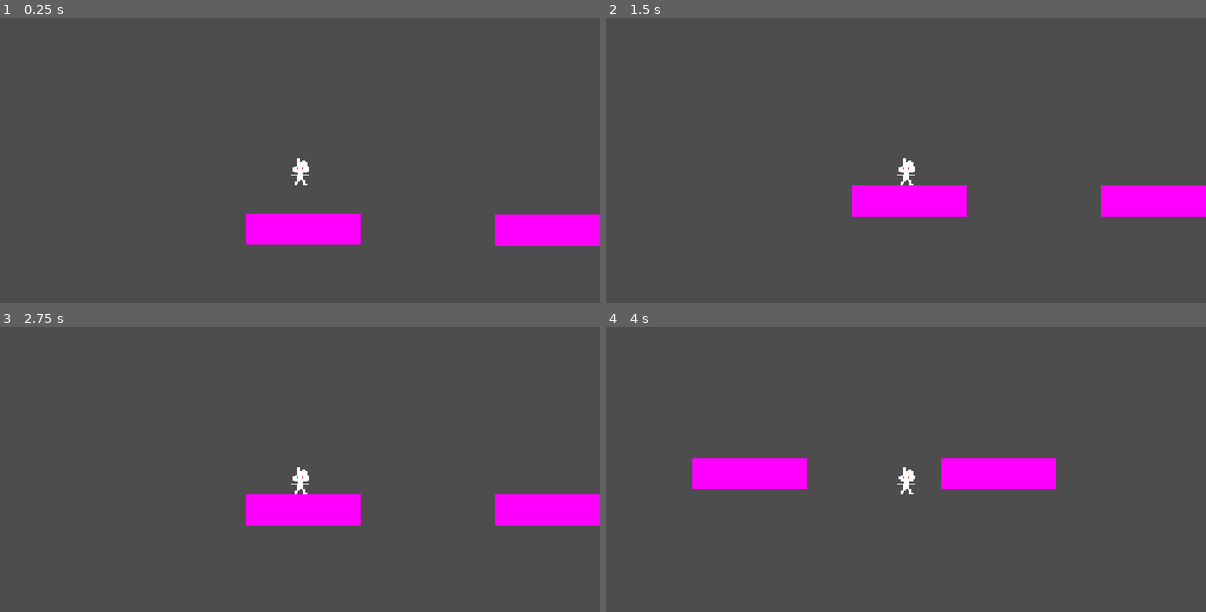
Above: before the commit, frames 1-4 (two rows, left to right).
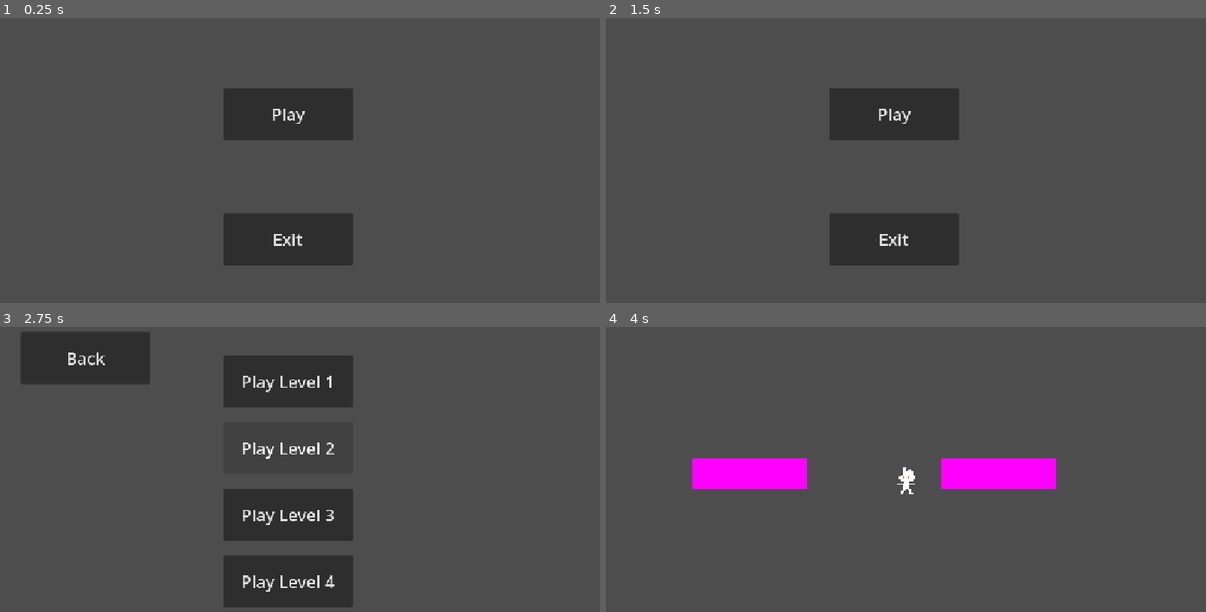
Above: after the commit, the same moments.

Repository: assembakr00/fall-jam
Game: Godot game, scene res://scenes/gui/menus/main_menu.tscn
Two runs of this game, one before a commit and one after it. Both use one fixed random seed, a clock stepped at 60 frames per second and the inputs below. Before the commit the project starts from res://scenes/areas_in_world/level_1.tscn.
Inputs (mouse positions are in pixels of both pictures, inside the frame that each line leads up to):
- Up to frame 1 (0.25 s): no input
- Up to frame 2 (1.5 s): click (894, 114) at 0.5 s, where only the run after the commit has a clickable "Play"; click (690, 49) at 1.25 s, where only the run after the commit has a clickable "Back"
- Up to frame 3 (2.75 s): click (288, 423) at 2 s, where only the run after the commit has a clickable "Play"
- Up to frame 4 (4 s): click (894, 381) at 2.75 s, where only the run after the commit has a clickable "Play Level 1"; tap Enter at 3.5 s; hold D (move_right) from 3.53 s (still down); tap W (move_up) at 3.77 s

The runs differ from the first frame. In frame 1, 10% of the frame differs, in the area x 37-100%, y 24-87%; in frame 2, 12%; in frame 3, 18%, in the area x 3-100%, y 2-99%; in frame 4, nothing differs.

Commit message:
Added a main menu

Diff:
--- a/project.godot
+++ b/project.godot
@@ -11,7 +11,7 @@
 [application]
 
 config/name="Fall Jam - Whats the Name"
-run/main_scene="uid://cylp7i8gfour6"
+run/main_scene="uid://ddtgjbsvdlkwe"
 config/features=PackedStringArray("4.7")
 
 [display]
--- /dev/null
+++ b/scenes/gui/menus/main_menu.tscn
@@ -0,0 +1,38 @@
+[gd_scene format=3 uid="uid://ddtgjbsvdlkwe"]
+
+[ext_resource type="Script" uid="uid://dby6u4h5o2xky" path="res://scripts/gui/menus/main_menu.gd" id="1_xpnup"]
+
+[node name="Main Menu" type="Control" unique_id=670787540]
+layout_mode = 3
+anchors_preset = 15
+anchor_right = 1.0
+anchor_bottom = 1.0
+grow_horizontal = 2
+grow_vertical = 2
+script = ExtResource("1_xpnup")
+
+[node name="Background" type="TextureRect" parent="." unique_id=842709896]
+layout_mode = 0
+offset_right = 1152.0
+offset_bottom = 648.0
+
+[node name="Play" type="Button" parent="." unique_id=829921900]
+layout_mode = 0
+offset_left = 429.0
+offset_top = 165.0
+offset_right = 677.0
+offset_bottom = 265.0
+theme_override_font_sizes/font_size = 32
+text = "Play"
+
+[node name="Exit" type="Button" parent="." unique_id=746495108]
+layout_mode = 0
+offset_left = 429.0
+offset_top = 405.0
+offset_right = 677.0
+offset_bottom = 505.0
+theme_override_font_sizes/font_size = 32
+text = "Exit"
+
+[connection signal="pressed" from="Play" to="." method="_on_play_pressed"]
+[connection signal="pressed" from="Exit" to="." method="_on_exit_pressed"]
--- /dev/null
+++ b/scenes/gui/menus/play_menu.tscn
@@ -0,0 +1,68 @@
+[gd_scene format=3 uid="uid://bm7pcqsw8uwde"]
+
+[ext_resource type="Script" uid="uid://0rd56bl2unba" path="res://scripts/gui/menus/play_menu.gd" id="1_cub8w"]
+
+[node name="Play Menu" type="Control" unique_id=670787540]
+layout_mode = 3
+anchors_preset = 15
+anchor_right = 1.0
+anchor_bottom = 1.0
+grow_horizontal = 2
+grow_vertical = 2
+script = ExtResource("1_cub8w")
+
+[node name="Background" type="TextureRect" parent="." unique_id=842709896]
+layout_mode = 0
+offset_right = 1152.0
+offset_bottom = 648.0
+
+[node name="PlayLevel1" type="Button" parent="." unique_id=829921900]
+layout_mode = 0
+offset_left = 429.0
+offset_top = 85.0
+offset_right = 677.0
+offset_bottom = 185.0
+theme_override_font_sizes/font_size = 32
+text = "Play Level 1"
+
+[node name="PlayLevel2" type="Button" parent="." unique_id=50181002]
+layout_mode = 0
+offset_left = 429.0
+offset_top = 213.0
+offset_right = 677.0
+offset_bottom = 313.0
+theme_override_font_sizes/font_size = 32
+text = "Play Level 2"
+
+[node name="PlayLevel3" type="Button" parent="." unique_id=4578422]
+layout_mode = 0
+offset_left = 429.0
+offset_top = 341.0
+offset_right = 677.0
+offset_bottom = 441.0
+theme_override_font_sizes/font_size = 32
+text = "Play Level 3"
+
+[node name="PlayLevel4" type="Button" parent="." unique_id=516281299]
+layout_mode = 0
+offset_left = 429.0
+offset_top = 469.0
+offset_right = 677.0
+offset_bottom = 569.0
+theme_override_font_sizes/font_size = 32
+text = "Play Level 4"
+
+[node name="Back" type="Button" parent="." unique_id=99781801]
+layout_mode = 0
+offset_left = 40.0
+offset_top = 40.0
+offset_right = 288.0
+offset_bottom = 140.0
+theme_override_font_sizes/font_size = 32
+text = "Back"
+
+[connection signal="pressed" from="PlayLevel1" to="." method="_on_play_level_1_pressed"]
+[connection signal="pressed" from="PlayLevel2" to="." method="_on_play_level_2_pressed"]
+[connection signal="pressed" from="PlayLevel3" to="." method="_on_play_level_3_pressed"]
+[connection signal="pressed" from="PlayLevel4" to="." method="_on_play_level_4_pressed"]
+[connection signal="pressed" from="Back" to="." method="_on_back_pressed"]
--- /dev/null
+++ b/scripts/gui/menus/main_menu.gd
@@ -0,0 +1,19 @@
+extends Control
+
+
+# Called when the node enters the scene tree for the first time.
+func _ready() -> void:
+	pass # Replace with function body.
+
+
+# Called every frame. 'delta' is the elapsed time since the previous frame.
+func _process(delta: float) -> void:
+	pass
+
+
+func _on_exit_pressed() -> void:
+	get_tree().quit()
+
+
+func _on_play_pressed() -> void:
+	get_tree().call_deferred("change_scene_to_file", "res://scenes/gui/menus/play_menu.tscn")
--- /dev/null
+++ b/scripts/gui/menus/play_menu.gd
@@ -0,0 +1,31 @@
+extends Control
+
+
+# Called when the node enters the scene tree for the first time.
+func _ready() -> void:
+	pass # Replace with function body.
+
+
+# Called every frame. 'delta' is the elapsed time since the previous frame.
+func _process(delta: float) -> void:
+	pass
+
+
+func _on_play_level_1_pressed() -> void:
+	get_tree().call_deferred("change_scene_to_file", "res://scenes/areas_in_world/level_1.tscn")
+
+
+func _on_play_level_2_pressed() -> void: # Level 2 doesn't exist yet
+	get_tree().call_deferred("change_scene_to_file", "res://scenes/areas_in_world/level_2.tscn")
+
+
+func _on_play_level_3_pressed() -> void: # Level 3 doesn't exist yet
+	get_tree().call_deferred("change_scene_to_file", "res://scenes/areas_in_world/level_3.tscn")
+
+
+func _on_play_level_4_pressed() -> void: # Level 4 doesn't exist yet
+	get_tree().call_deferred("change_scene_to_file", "res://scenes/areas_in_world/level_4.tscn")
+
+
+func _on_back_pressed() -> void:
+	get_tree().call_deferred("change_scene_to_file", "res://scenes/gui/menus/main_menu.tscn")
Not shown, added: scripts/gui/menus/main_menu.gd.uid
Not shown, added: scripts/gui/menus/play_menu.gd.uid
